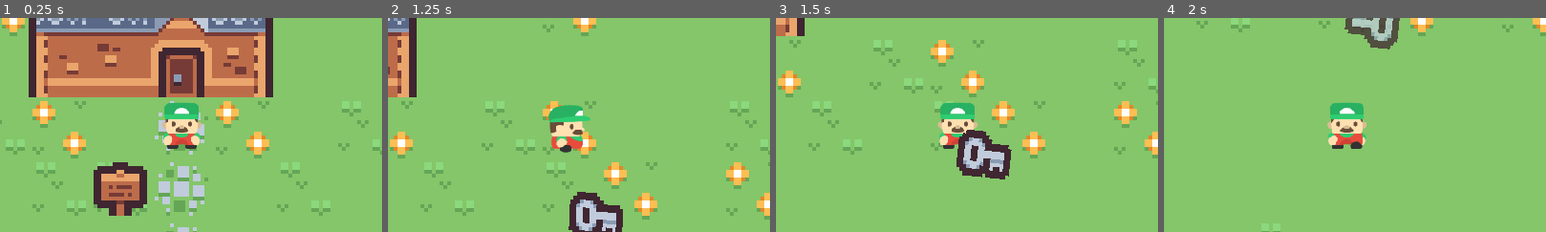
Above: before the commit, frames 1-4 (left to right).
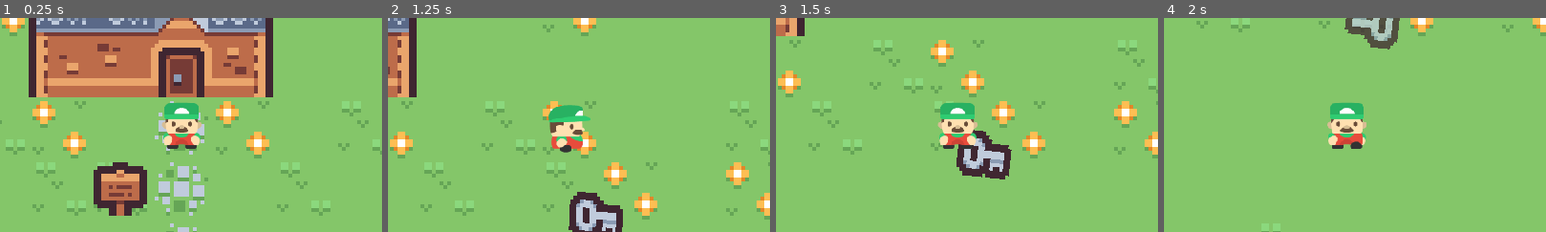
Above: after the commit, the same moments.

Repository: Starpen8Volkov/Kyle-First-Game
Game: Godot game, scene res://Scenes/main_game_window.tscn
The game is run twice, just before and just after one commit, with the same random seed, the same clock (stepped at 60 frames per second) and the same inputs.
Inputs:
- Up to frame 1 (0.25 s): no input
- Up to frame 2 (1.25 s): tap Enter at 0.5 s; hold Right (Player_Right) from 0.53 s (still down); tap E (Interact) at 0.6 s
- Up to frame 3 (1.5 s): release Right (Player_Right) at 1.28 s; hold Down (Player_Down) from 1.28 s (still down); tap E (Interact) at 1.35 s
- Up to frame 4 (2 s): keep holding Down (Player_Down)
The pictures show only the part of the screen within x 26-76%, y 24-74%; the shares and areas given below are measured in that part.

Frames 1-2 are identical in both runs. In frame 3, 0.3% of the frame differs, in the area x 47-53%, y 52-62%; in frame 4, nothing differs.

Commit message:
MoneyBag Finished

Diff:
--- a/Scenes/House Indoor.tscn
+++ b/Scenes/House Indoor.tscn
@@ -36,7 +36,7 @@
 tile_map_data = PackedByteArray("AAAIAAgAAgABAAAAAAA=")
 tile_set = ExtResource("1_xebma")
 
-[node name="Solid Interactables" type="TileMapLayer" parent="TileMap" groups=["dynamic", "solid"]]
+[node name="Solid Interactables" type="TileMapLayer" parent="TileMap" groups=["dynamic", "solid", "solid_dynamic"]]
 z_index = -2
 use_parent_material = true
 tile_set = ExtResource("1_xebma")
--- a/Scenes/key.tscn
+++ b/Scenes/key.tscn
@@ -2,6 +2,57 @@
 
 [ext_resource type="Texture2D" uid="uid://sfyqat5dueb5" path="res://Assets/kenney_tiny-town/Tiles/tile_0117.png" id="1_8qcjs"]
 [ext_resource type="Script" uid="uid://di3efh5iy7lnw" path="res://Scripts/key.gd" id="1_udxw8"]
+
+[sub_resource type="Animation" id="Animation_brn0f"]
+length = 0.001
+tracks/0/type = "value"
+tracks/0/imported = false
+tracks/0/enabled = true
+tracks/0/path = NodePath("CollisionPolygon2D:disabled")
+tracks/0/interp = 1
+tracks/0/loop_wrap = true
+tracks/0/keys = {
+"times": PackedFloat32Array(0),
+"transitions": PackedFloat32Array(1),
+"update": 1,
+"values": [false]
+}
+tracks/1/type = "value"
+tracks/1/imported = false
+tracks/1/enabled = true
+tracks/1/path = NodePath("Sprite2D:modulate")
+tracks/1/interp = 1
+tracks/1/loop_wrap = true
+tracks/1/keys = {
+"times": PackedFloat32Array(0),
+"transitions": PackedFloat32Array(1),
+"update": 0,
+"values": [Color(1, 1, 1, 1)]
+}
+tracks/2/type = "value"
+tracks/2/imported = false
+tracks/2/enabled = true
+tracks/2/path = NodePath("Sprite2D:rotation")
+tracks/2/interp = 1
+tracks/2/loop_wrap = true
+tracks/2/keys = {
+"times": PackedFloat32Array(0),
+"transitions": PackedFloat32Array(1),
+"update": 0,
+"values": [0.0]
+}
+tracks/3/type = "value"
+tracks/3/imported = false
+tracks/3/enabled = true
+tracks/3/path = NodePath("Sprite2D:position")
+tracks/3/interp = 1
+tracks/3/loop_wrap = true
+tracks/3/keys = {
+"times": PackedFloat32Array(0),
+"transitions": PackedFloat32Array(1),
+"update": 0,
+"values": [Vector2(3.27826e-07, 0)]
+}
 
 [sub_resource type="Animation" id="Animation_udxw8"]
 resource_name = "delete"
@@ -55,57 +106,6 @@
 "values": [Vector2(3.27826e-07, 0), Vector2(0, -8)]
 }
 
-[sub_resource type="Animation" id="Animation_brn0f"]
-length = 0.001
-tracks/0/type = "value"
-tracks/0/imported = false
-tracks/0/enabled = true
-tracks/0/path = NodePath("CollisionPolygon2D:disabled")
-tracks/0/interp = 1
-tracks/0/loop_wrap = true
-tracks/0/keys = {
-"times": PackedFloat32Array(0),
-"transitions": PackedFloat32Array(1),
-"update": 1,
-"values": [false]
-}
-tracks/1/type = "value"
-tracks/1/imported = false
-tracks/1/enabled = true
-tracks/1/path = NodePath("Sprite2D:modulate")
-tracks/1/interp = 1
-tracks/1/loop_wrap = true
-tracks/1/keys = {
-"times": PackedFloat32Array(0),
-"transitions": PackedFloat32Array(1),
-"update": 0,
-"values": [Color(1, 1, 1, 1)]
-}
-tracks/2/type = "value"
-tracks/2/imported = false
-tracks/2/enabled = true
-tracks/2/path = NodePath("Sprite2D:rotation")
-tracks/2/interp = 1
-tracks/2/loop_wrap = true
-tracks/2/keys = {
-"times": PackedFloat32Array(0),
-"transitions": PackedFloat32Array(1),
-"update": 0,
-"values": [0.0]
-}
-tracks/3/type = "value"
-tracks/3/imported = false
-tracks/3/enabled = true
-tracks/3/path = NodePath("Sprite2D:position")
-tracks/3/interp = 1
-tracks/3/loop_wrap = true
-tracks/3/keys = {
-"times": PackedFloat32Array(0),
-"transitions": PackedFloat32Array(1),
-"update": 0,
-"values": [Vector2(3.27826e-07, 0)]
-}
-
 [sub_resource type="Animation" id="Animation_lc1k7"]
 resource_name = "idle"
 length = 2.0
@@ -131,6 +131,7 @@
 }
 
 [node name="Key" type="Area2D"]
+z_index = -1
 rotation = 6.28319
 script = ExtResource("1_udxw8")
 
--- a/Scenes/level template.tscn
+++ b/Scenes/level template.tscn
@@ -7,7 +7,6 @@
 
 [node name="TileMap" type="Node2D" parent="."]
 position = Vector2(1.52588e-05, 1.52588e-05)
-scale = Vector2(1, 1)
 
 [node name="background" type="TileMapLayer" parent="TileMap" groups=["tilemap"]]
 z_index = -5
@@ -35,7 +34,7 @@
 use_parent_material = true
 tile_set = ExtResource("1_y7x70")
 
-[node name="Solid Interactables" type="TileMapLayer" parent="TileMap" groups=["dynamic", "solid"]]
+[node name="Solid Interactables" type="TileMapLayer" parent="TileMap" groups=["dynamic", "solid", "solid_dynamic"]]
 z_index = -2
 use_parent_material = true
 tile_set = ExtResource("1_y7x70")
--- a/Scenes/map1.tscn
+++ b/Scenes/map1.tscn
@@ -39,7 +39,7 @@
 tile_map_data = PackedByteArray("AAAlAAUAAQACAAYAAAAJAAsAAgAAAAAAAAA=")
 tile_set = ExtResource("1_3vq46")
 
-[node name="Solid Interactables" type="TileMapLayer" parent="TileMap" groups=["dynamic", "solid"]]
+[node name="Solid Interactables" type="TileMapLayer" parent="TileMap" groups=["dynamic", "solid", "solid_dynamic"]]
 z_index = -2
 use_parent_material = true
 tile_map_data = PackedByteArray("AAAIAA0AAQALAAYAAAAAAAAAAQALAAYAAAAmAAcAAQALAAYAAAAYABcAAQALAAYAAAApABgAAQALAAYAAAAEAA4AAQALAAgAAAA=")
--- a/Scripts/global.gd
+++ b/Scripts/global.gd
@@ -28,9 +28,15 @@
 	}
 }
 var dynamics
+var collectables={}
+var Map
+var solid_dynamic
 
 # Called when the node enters the scene tree for the first time.
 func _ready():
+	collectables={
+		"key": preload("res://Scenes/key.tscn")
+	}
 	loadmap(true, Mapname)
 	pass
 
@@ -71,8 +77,7 @@
 			deleteOldmap()
 		main.get_node("Map").add_child(newMap)
 
-	#if Player!=null:
-		#Player.reload()
+	Map=get_tree().get_nodes_in_group("map")[-1]
 	Player=get_tree().get_nodes_in_group("player")[-1]
 	tileMap = get_tree().get_nodes_in_group("tilemap")[-1]
 	tileSize = Vector2(tileMap.tile_set.tile_size)
@@ -80,6 +85,7 @@
 	dynamic = get_tree().get_nodes_in_group("dynamic layer")[-1]
 	dynamics = get_tree().get_nodes_in_group("dynamic")
 	door = get_tree().get_nodes_in_group("door")[-1]
+	solid_dynamic = get_tree().get_nodes_in_group("solid_dynamic")[-1]
 
 	if pos!=null:
 		Player.position=pos
--- a/Scripts/key.gd
+++ b/Scripts/key.gd
@@ -1,17 +1,8 @@
 extends Area2D
 
-
-# Called when the node enters the scene tree for the first time.
-func _ready():
-	#position.x = randi_range(20,780)
-	#position.y = randi_range(20,430)
-	pass
-
-
-# Called every frame. 'delta' is the elapsed time since the previous frame.
-func _process(_delta):
-	pass
-
+var speed=1.2
+var rot_speed=1.2
+var final_rot=1080
 
 func _on_body_entered(body):
 	if body.is_in_group("player"):
@@ -26,3 +17,15 @@
 
 func _on_timer_timeout() -> void:
 	queue_free()
+
+func enter(bag, pos):
+	$CollisionPolygon2D.disabled=true
+	global_position=(Vector2(bag)*Global.tileSize)+(Global.tileSize/2)
+	var tween=create_tween()
+	tween.tween_property(self, "global_position", (Vector2(pos)*Global.tileSize)+(Global.tileSize/2), speed)
+	tween.tween_callback(entered)
+	var tween2=create_tween()
+	tween2.tween_property($Sprite2D, "rotation_degrees", final_rot, rot_speed)
+
+func entered():
+	$CollisionPolygon2D.disabled=false
--- a/Scripts/player.gd
+++ b/Scripts/player.gd
@@ -166,8 +166,16 @@
 			signOnScreen=true
 
 	if dynamics.any(areMoneybag):
-		for item in Global.moneybagItems[Global.Mapname][str(Vector2i((area.global_position-(Global.tileSize/2))/Global.tileSize))]:
-			print(item)
+		var p=Vector2i((area.global_position-(Global.tileSize/2))/Global.tileSize)
+		for item in Global.moneybagItems[Global.Mapname][str(p)]:
+			var new_item=Global.collectables[Global.moneybagItems[Global.Mapname][str(p)][item]].instantiate()
+			Global.Map.add_child(new_item)
+			item=item.lstrip("(")
+			item=item.rstrip(")")
+			item=item.split(", ")
+			item=Vector2(int(item[0]), int(item[1]))
+			new_item.enter(p, item)
+		Global.solid_dynamic.erase_cell(Vector2i((area.global_position-(Global.tileSize/2))/Global.tileSize))
 
 func areDoor(tile):
 	if tile!=null:
